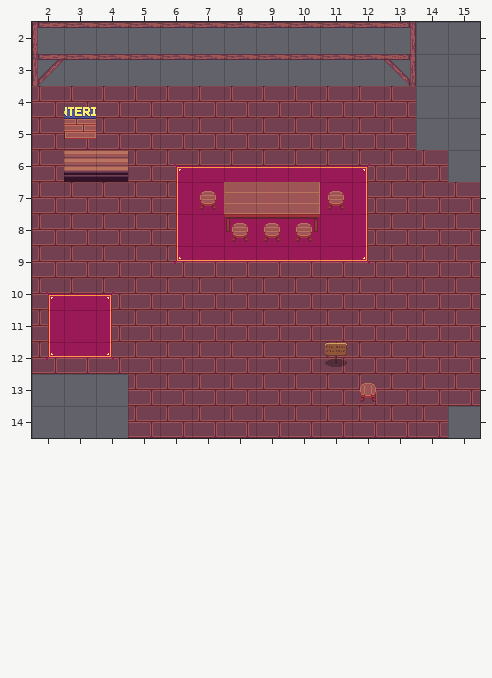
A Tiled map gets an edit: maps/en/cafe.tmx. The picture above is the old version.
Cells are 32x32 px. Shown: x 2..15, y 2..14.
After the commit:
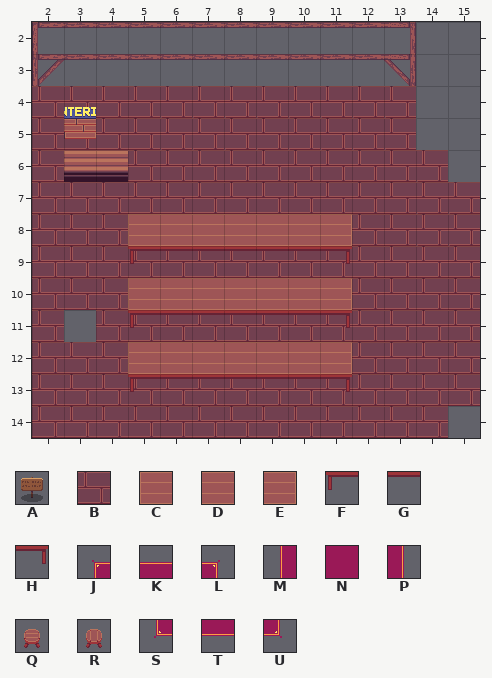
Key: from "RPG Nature Tileset": A 2; from "Tileset_Interior Wood_Gnomenli": B 69, C 183, D 184, E 185, F 200, G 201, H 202, J 214, K 215, L 216, M 231, N 232, P 233, Q 235, R 236, S 248, T 249, U 250.
_ is an empty cell, # one hidden under a higher layer.
Objects are placed by their top-left corner, in cells (3,4 is the top-left corner of cell 3,4); size is 1x1 cell unless given.
Change:
{"where": "layer \"Land\""}
{"y":13,"x":2,"old":"___","new":"BBB"}
{"y":14,"x":2,"old":"___","new":"BBB"}
{"where": "layer \"Path\" (now hidden)"}
{"y":6,"x":6,"old":"JKKKKKL","new":"_______"}
{"y":7,"x":6,"old":"MN###NP","new":"_______"}
{"y":8,"x":6,"old":"MNNNNNP","new":"_______"}
{"y":9,"x":6,"old":"STTTTTU","new":"_______"}
{"y":10,"x":2,"old":"JKL","new":"___"}
{"y":11,"x":2,"old":"MNP","new":"___"}
{"y":12,"x":2,"old":"STU","new":"___"}
{"y":13,"x":12,"old":"R","new":"_"}
{"where": "layer \"NPC\""}
{"was": "A at 11,11.8"}
{"where": "layer \"Decor\""}
{"y":8,"x":8,"old":"FGH","new":"___"}
{"y":9,"x":5,"old":"_______","new":"FGGGGGH"}
{"y":11,"x":5,"old":"_______","new":"FGGGGGH"}
{"y":13,"x":5,"old":"_______","new":"FGGGGGH"}
{"where": "layer \"Touchable\""}
{"y":7,"x":7,"old":"QCDEQ","new":"_____"}
{"y":8,"x":5,"old":"___QQQ_","new":"CDDDDDE"}
{"y":10,"x":5,"old":"_______","new":"CDDDDDE"}
{"y":12,"x":5,"old":"_______","new":"CDDDDDE"}
